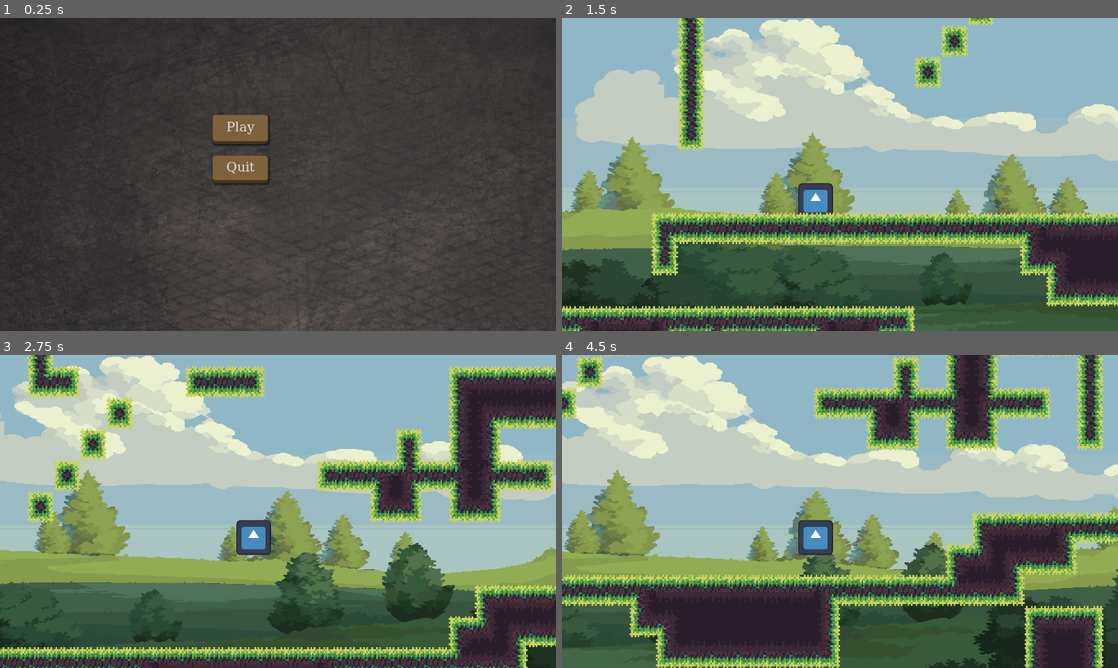
Above: before the commit, frames 1-4 (two rows, left to right).
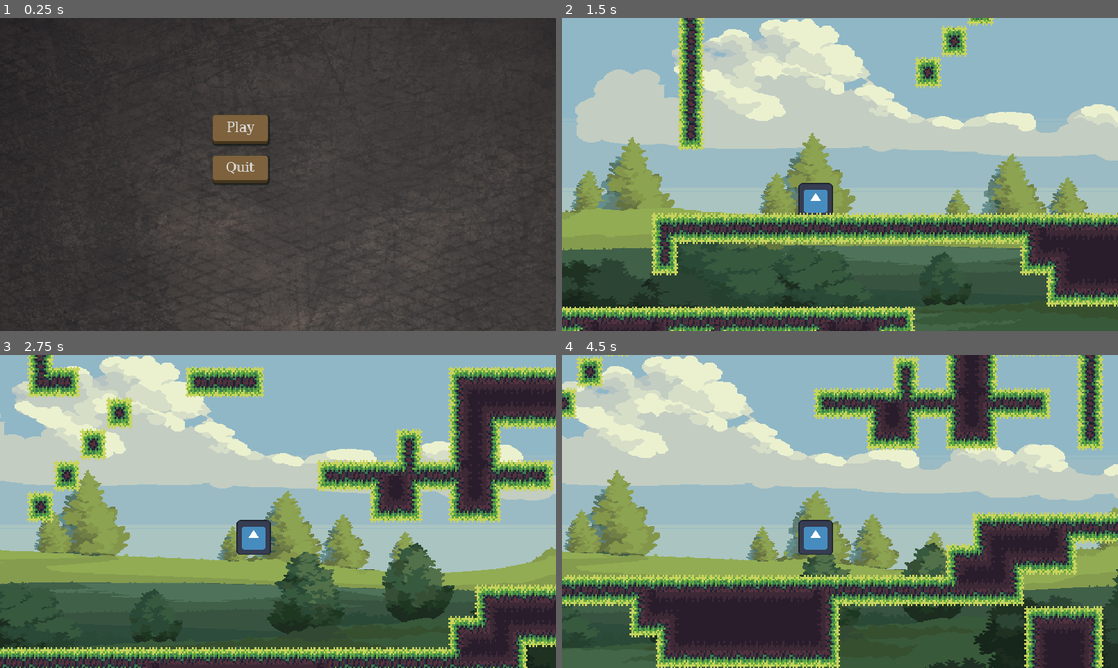
Above: after the commit, the same moments.

Repository: SamuelKovac/GODOT_projekt
Game: Godot game, scene res://lvl_0_(hlavné_menu).tscn
Same seed, same stepped clock (60 frames per second), same inputs: the game is played once before the commit and once after it. The engine's default icon, where the game draws it, is replaced by a stand-in: a white triangle on a blue panel in a dark square.
Inputs:
- Up to frame 1 (0.25 s): no input
- Up to frame 2 (1.5 s): click "Play" at 0.5 s; tap Enter at 1.25 s; hold Right (ui_right) from 1.28 s (still down)
- Up to frame 3 (2.75 s): keep holding Right (ui_right); tap Up (ui_up) at 1.52, 2.27 s
- Up to frame 4 (4.5 s): release Right (ui_right) at 2.78 s; hold Left (ui_left) 2.78-3.53 s; hold Right (ui_right) from 3.53 s (still down); tap Up (ui_up) at 3.77 s

The runs differ from the first frame. In frame 1, 0.1% of the frame differs, in the area x 38-77%, y 33-90%; in frame 2, 2.7%; in frame 3, 3.1%; in frame 4, 3.4%, in the area x 0-100%, y 0-100%.

Commit message:
opravene paralax pozadie pri zmene rozlisenia okna

Diff:
--- a/skokan/project.godot
+++ b/skokan/project.godot
@@ -17,10 +17,11 @@
 
 [display]
 
-window/size/viewport_width=320
-window/size/viewport_height=180
+window/size/viewport_width=1280
+window/size/viewport_height=720
 window/size/window_width_override=1280
 window/size/window_height_override=720
+window/stretch/mode="canvas_items"
 
 [input]
 
--- a/skokan/scripts/pause_menu.gd
+++ b/skokan/scripts/pause_menu.gd
@@ -46,5 +46,5 @@
 	self.visible = false  # Hide the pause menu initially
 
 # Checks for ESC key input every frame
-func _process(delta: float):
+func _process(_delta):
 	test_esc()
